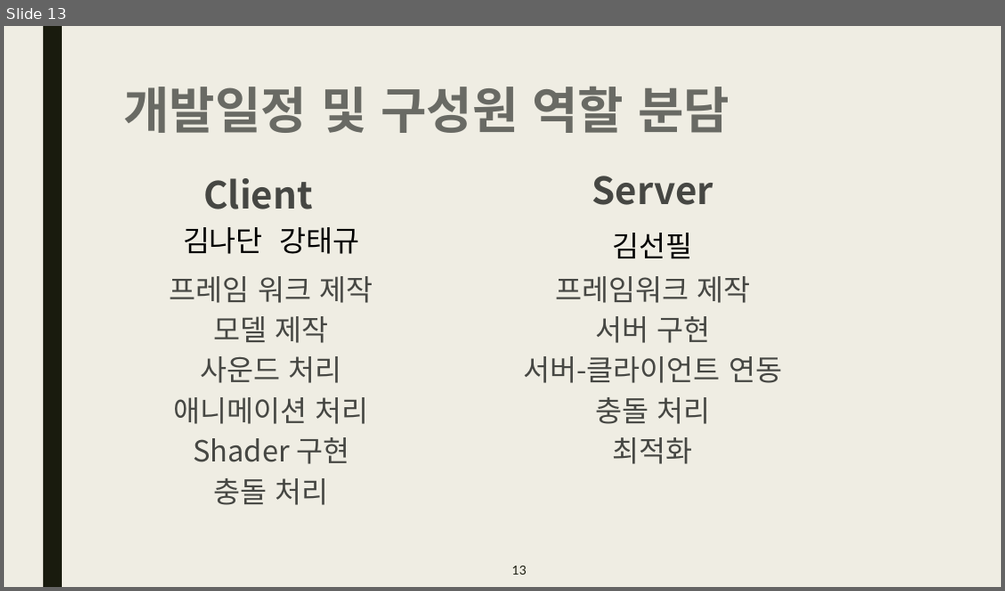
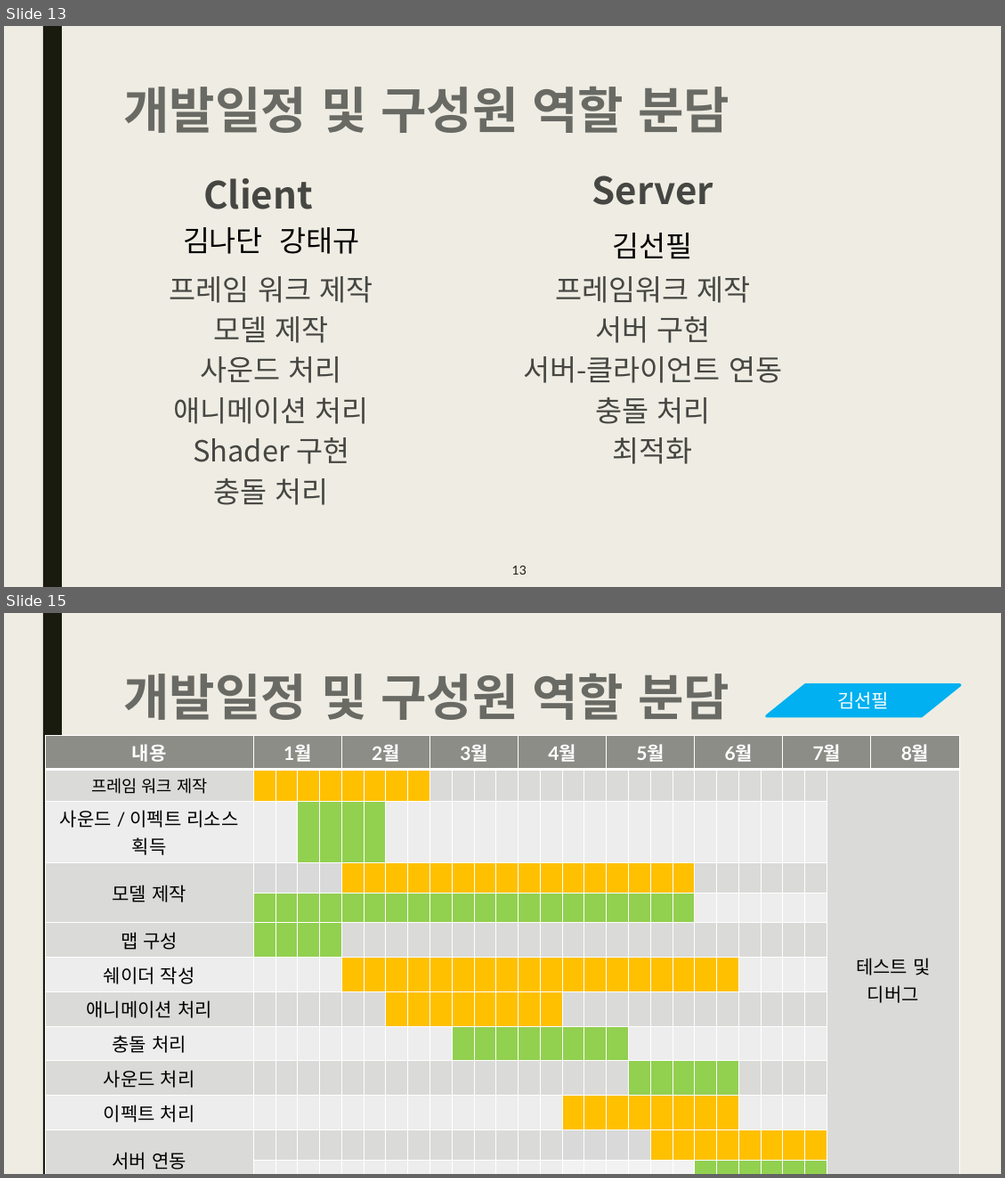
Before and after one commit to Kim2Kang/Documents, a slide deck: 제안서/발표용 제안서/Legend Of Doodle_김나단_김선필_강태규_1.6.0ver.pptx. Shown one above the other, each under a label of ours: slide 13 before the commit, slides 13 and 15 after it; the slides between them are not shown. The pictures are 1005x591 and 1005x1178 pixels, drawn with LibreOffice and Linux fonts; fonts in the diff are those of the drawing; background and template pictures are left out. Boxes give left, top, right and bottom in pixels: in the first picture for what was removed or moved away, otherwise in the second. Text is boxed around its words. In the diff, an @@ line names an element or a change of style, - is before the commit and + after.

Commit message:
제작 기간 계획 업데이트

```diff
--- a/제안서/발표용 제안서/Legend Of Doodle_김나단_김선필_강태규_1.6.0ver.pptx
+++ b/제안서/발표용 제안서/Legend Of Doodle_김나단_김선필_강태규_1.6.0ver.pptx
@@ slide 15 added at [4, 613, 1001, 1174], background picture (left out); not listed: 1 template element that a slide beside it also shows @@
@@ title added at [123, 674, 729, 720], 48 pt, text #696A64, bold @@
+개발일정 및 구성원 역할 분담
@@ flow chart input output added at [767, 685, 961, 716], fill #00B0F0, outline #00B0F0 2.75 pt, 18 pt, text #FFFFFF @@
+김선필
@@ table added at [45, 735, 970, 1173], 13 rows, 29 columns @@
+내용 | 1월 |  |  |  | 2월 |  |  |  | 3월 |  |  |  | 4월 |  |  |  | 5월 |  |  |  | 6월 |  |  |  | 7월 |  |  | 8월
+프레임 워크 제작 |  |  |  |  |  |  |  |  |  |  |  |  |  |  |  |  |  |  |  |  |  |  |  |  |  |  | 테스트 및 디버그 | 
+사운드 / 이펙트 리소스 획득 |  |  |  |  |  |  |  |  |  |  |  |  |  |  |  |  |  |  |  |  |  |  |  |  |  |  |  | 
+모델 제작 |  |  |  |  |  |  |  |  |  |  |  |  |  |  |  |  |  |  |  |  |  |  |  |  |  |  |  | 
+ |  |  |  |  |  |  |  |  |  |  |  |  |  |  |  |  |  |  |  |  |  |  |  |  |  |  |  | 
+맵 구성 |  |  |  |  |  |  |  |  |  |  |  |  |  |  |  |  |  |  |  |  |  |  |  |  |  |  |  | 
+쉐이더 작성 |  |  |  |  |  |  |  |  |  |  |  |  |  |  |  |  |  |  |  |  |  |  |  |  |  |  |  | 
+애니메이션 처리 |  |  |  |  |  |  |  |  |  |  |  |  |  |  |  |  |  |  |  |  |  |  |  |  |  |  |  | 
+충돌 처리 |  |  |  |  |  |  |  |  |  |  |  |  |  |  |  |  |  |  |  |  |  |  |  |  |  |  |  | 
+사운드 처리 |  |  |  |  |  |  |  |  |  |  |  |  |  |  |  |  |  |  |  |  |  |  |  |  |  |  |  | 
+이펙트 처리 |  |  |  |  |  |  |  |  |  |  |  |  |  |  |  |  |  |  |  |  |  |  |  |  |  |  |  | 
+서버 연동 |  |  |  |  |  |  |  |  |  |  |  |  |  |  |  |  |  |  |  |  |  |  |  |  |  |  |  | 
+ |  |  |  |  |  |  |  |  |  |  |  |  |  |  |  |  |  |  |  |  |  |  |  |  |  |  |  | 
@@ page number added at [512, 1150, 526, 1165], 12 pt, text #191B0E @@
+15
```
Also in this commit, not shown: 3 slides changed.
